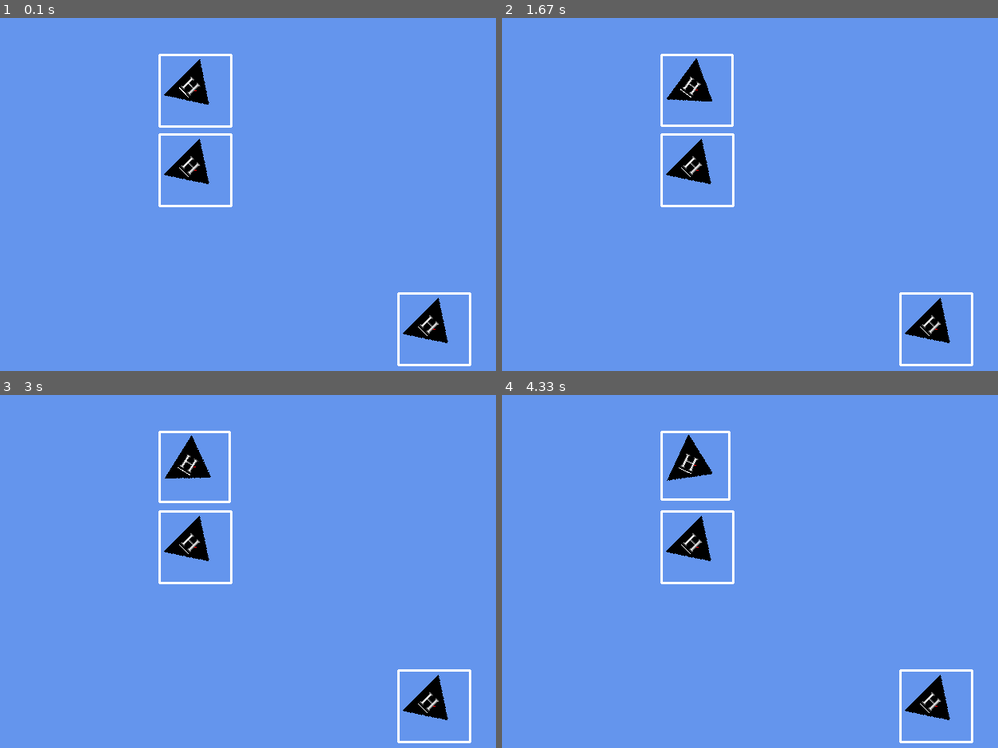
Above: before the commit, frames 1-4 (two rows, left to right).
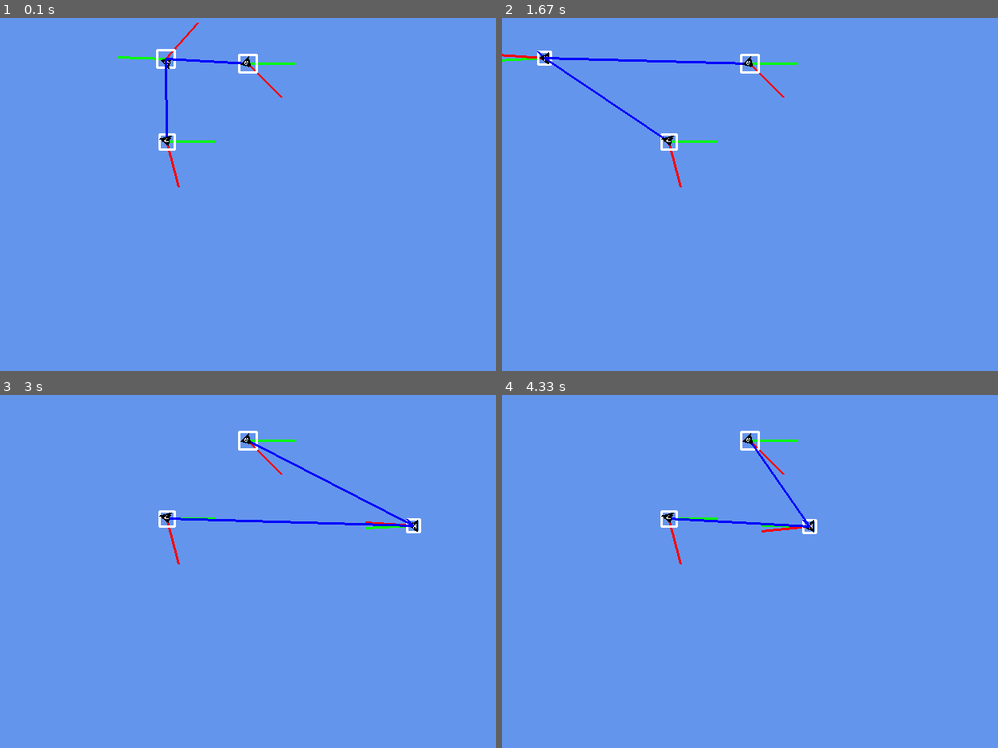
Above: after the commit, the same moments.

Repository: Rernokk/Spring2018
Game: pygame game, started from Python/MovingAgentsAssignment/MovingAgentsAssignment/main.py
The game is run twice, just before and just after one commit, with the same random seed, the same clock (stepped at 60 frames per second) and the same inputs.
Inputs:
- Up to frame 1 (0.1 s): no input
- Up to frame 2 (1.67 s): no input
- Up to frame 3 (3 s): no input
- Up to frame 4 (4.33 s): no input

The runs differ from the first frame. In frame 1, 3.6% of the frame differs, in the area x 23-96%, y 1-99%; in frame 2, 3.8%; in frame 3, 3.9%, in the area x 31-96%, y 10-99%; in frame 4, 3.6%.

Commit message:
Braindamaged Human AI

Diff:
--- a/Python/MovingAgentsAssignment/MovingAgentsAssignment/Enemy.py
+++ b/Python/MovingAgentsAssignment/MovingAgentsAssignment/Enemy.py
@@ -3,6 +3,8 @@
 import random
 from pygame import *
 from Vector import *
+
+CONST_VAL = 100
 
 class Enemy(object):
     """Character Object Base"""
@@ -30,37 +32,81 @@
         self.angle = 0
 
     def __str__(self):
-        print("Position: " + position + ", Velocity: " + velocity +  ", Angular Accel: " + angAccel + ", Angular Velocity: " + angVel)
+        return ("<P: " + str(self.position) + ", V: " + str(self.velocity) + ", AngAccel: " + str(self.angAccel) + ", AngVel: " + str(self.angVel) + ", Type: " + str(type(self)) + ">")
 
     def draw(self, screen):
         self.drawRect = pygame.Rect(self.position.x, self.position.y, self.sprite.get_width(), self.sprite.get_height())
-        #pygame.draw.rect(screen, (0,128,255), self.drawRect)
-        #self.angle += 1 % 360
         self.sprite = pygame.transform.rotate(self.original_Sprite, -self.orientation)
         x,y = self.drawRect.center
         self.drawRect = self.sprite.get_rect()
         self.drawRect.center = (x,y)
-        screen.blit(self.sprite, (self.position.x, self.position.y))
-        pygame.draw.line(screen, (0, 255, 0), self.drawRect.center, self.drawRect.center + pygame.math.Vector2(self.velocity.normalize().x, self.velocity.normalize().y)*60, 3)
-        pygame.draw.line(screen, (255, 0, 0), self.drawRect.center, self.drawRect.center + pygame.math.Vector2(self.velocity.ghostRotation(self.orientation).normalize().x, self.velocity.ghostRotation(self.orientation).normalize().y)*60, 3)
+        pygame.draw.line(screen, (0, 255, 0), self.drawRect.center, self.drawRect.center + pygame.math.Vector2(self.velocity.normalize().x, self.velocity.normalize().y) * 60, 3)
+        pygame.draw.line(screen, (255, 0, 0), self.drawRect.center, self.drawRect.center + pygame.math.Vector2(self.velocity.ghostRotation(self.orientation).normalize().x, self.velocity.ghostRotation(self.orientation).normalize().y) * 60, 3)
         pygame.draw.line(screen, (255, 255, 255), self.drawRect.topleft, self.drawRect.topright, 3)
         pygame.draw.line(screen, (255, 255, 255), self.drawRect.topleft, self.drawRect.bottomleft, 3)
         pygame.draw.line(screen, (255, 255, 255), self.drawRect.bottomright, self.drawRect.topright, 3)
         pygame.draw.line(screen, (255, 255, 255), self.drawRect.bottomleft, self.drawRect.bottomright, 3)
 
+        if (type(self.target) == Vector):
+            pygame.draw.line(screen, (0, 0, 255), self.drawRect.center, pygame.math.Vector2(self.target.x, self.target.y), 3)
+        else:
+            pygame.draw.line(screen, (0, 0, 255), self.drawRect.center, self.target.drawRect.center, 3)
+
+        screen.blit(self.sprite, (self.position.x, self.position.y))
+
+
     def update(self, step):
         self.velocity.rotate(self.orientation)
         self.position += self.velocity.normalize().scale(step)
 
     def updateByCollision(self, step):
-        self.orientation -= 180
-        self.velocity.rotate(self.orientation)
-        self.velocity = self.velocity.normalize().scale(-1 * step)
-        self.position += self.velocity
-
-    def registerUnitInRange(self, unit):
-        if (typeof(unit) == Humanoid):
-            print("Human is in range")
+        self.target = Vector(0,0)
+        self.position = Vector(random.uniform(self.size * 2, 800 - (self.size * 2)), random.uniform(self.size * 2, 600 - (self.size * 2)))
+        self.behaviourState = "Wander"
+        self.orientation = random.uniform(0, 359)
+
+    def registerUnitInRange(self, unit, style):
+        print("Enemy base class range method called")
+
+    def flee(self, target, step):
+        if (type(target) == Vector):
+            if (self.position.distance(target) > CONST_VAL):
+                self.behaviourState = "Wander"
+            else:
+                self.velocity.rotate(self.orientation)
+                self.position += self.velocity.normalize() * step
+        elif (isinstance(target, Enemy)):
+            if (self.position.distance(target.position) > CONST_VAL):
+                self.behaviourState = "Wander"
+            else:
+                #self.velocity.rotate(self.orientation)
+                self.velocity = self.position - target.position
+                self.position += self.velocity.normalize() * step
+        else:
+            print("Invalid Target")
+
+    def seek(self, target, step):
+        self.target = target
+        if (isinstance(target, Enemy)):
+            if (self.position.distance(target.position) < 10):
+                self.position = target.position
+                self.behaviourState = "Wander"
+            elif(self.position.distance(target.position) > 10000):
+                self.behaviourState = "Wander"
+            else:
+                self.velocity.rotate(self.orientation)
+                self.position += self.velocity.normalize() * step
+        elif(type(target) == Vector):
+            if (self.position.distance(target) < 10):
+                self.position = target
+                self.behaviourState = "Wander"
+            elif(self.position.distance(target) > 10000):
+                self.behaviourState = "Wander"
+            else:
+                self.velocity.rotate(self.orientation)
+                self.position += self.velocity.normalize() * step
+        else:
+            print("Invalid Target")
 
 class Humanoid(Enemy):
     def __init__(self, size, position, velocity, orientation, angAccel, angVel):
@@ -70,11 +116,156 @@
         Enemy.__init__(self, size, position, velocity, orientation, 0, 0)
 
     def update(self, step):
-        #print("Calculated: " + str(self.velocity.calculateVectorAngle()) + ", orientation = " + str(self.orientation))
+        if (isinstance(self.target, Enemy)):
+            self.orientation = self.velocity.angleBetween((self.position - self.target.position).normalize())
+        elif (type(self.target) == Vector):
+            self.orientation = self.velocity.angleBetween((self.position - self.target).normalize())
+
+        if (self.target is not None and (type(self.target) == Vector or isinstance(self.target, Enemy))):
+            if (self.behaviourState == "Wander"):
+                if (self.selfRotDelay > 30):
+                    self.orientation += random.uniform(-1.0, 1.0) * 12
+                    self.selfRotDelay = 0
+                else:
+                    self.selfRotDelay+=1
+                self.velocity.rotate(self.orientation)
+                self.target = self.position + (self.velocity.normalize() * step)
+                self.seek(self.target, step)
+            elif (self.behaviourState == "Seek"):
+                self.seek(self.target, step)
+            elif (self.behaviourState == "Evade"):
+                print("Evading")
+            elif(self.behaviourState == "Flee"):
+                #print("Flee")
+                self.flee(self.target, step)
+
+    def seek(self, target, step):
+        self.target = target
+        if (isinstance(target, Enemy)):
+            if (self.position.distance(target.position) < 10):
+                self.position = target.position
+                self.behaviourState = "Wander"
+            elif(self.position.distance(target.position) > CONST_VAL):
+                self.behaviourState = "Wander"
+            else:
+                self.velocity.rotate(self.orientation)
+                self.position += self.velocity.normalize() * step
+        elif(type(target) == Vector):
+            if (self.position.distance(target) < 10):
+                self.position = target
+                self.behaviourState = "Wander"
+            elif(self.position.distance(target) > CONST_VAL):
+                self.behaviourState = "Wander"
+            else:
+                self.velocity.rotate(self.orientation)
+                self.position += self.velocity.normalize() * step
+        else:
+            print("Invalid Target")
+
+    def flee(self, target, step):
+        if (type(target) == Vector):
+            if (self.position.distance(target) > CONST_VAL):
+                self.behaviourState = "Wander"
+            else:
+                self.velocity.rotate(self.orientation)
+                self.position += self.velocity.normalize() * step
+        elif (isinstance(target, Enemy)):
+            if (self.position.distance(target.position) > CONST_VAL):
+                self.behaviourState = "Wander"
+            else:
+                #self.velocity.rotate(self.orientation)
+                self.velocity = self.position - target.position
+                self.position += self.velocity.normalize() * step
+        else:
+            print("Invalid Target")
+
+    def registerUnitInRange(self, unit, style):
+        if (style is "Fight"):
+            if (type(self.target) is Vector):
+                if (type(unit) == Humanoid):
+                    self.target = unit
+                    print("Humanoid: Vehicle in range, seeking")
+                elif (type(unit) == Gunship):
+                    self.target = unit
+                    print("Humanoid: Gunship in range, pursuing")
+        elif (style is "Flight"):
+            if (type(self.target) is Vector):
+                self.target = unit
+                self.behaviourState = "Flee"
+                print(str(type(self)) + " is fleeing from " + str(type(unit)))
+
+class Vehicle(Enemy):
+    def __init__(self, size, position, velocity, orientation, angAccel, angVel):
+        spr = pygame.image.load("Vehicle.png")
+        self.original_Sprite = spr.convert_alpha()
+        self.target = Vector(0,0)
+        Enemy.__init__(self, size, position, velocity, orientation, angAccel, angVel)
+
+    def registerUnitInRange(self, unit, style):
+        if (style is "Fight"):
+            if (type(self.target) is Vector):
+                if (type(unit) == Gunship):
+                    self.target = unit
+                    print("Vehicle: Gunship in range, seeking")
+                elif (type(unit) == Humanoid):
+                    self.target = unit
+                    print("Vehicle: Humanoid in range, pursuing")
+        elif (style is "Flight"):
+             if (type(self.target) is Vector):
+                 self.target = unit
+                 self.behaviourState = "Flee"
+                 print(str(type(self)) + " is fleeing from " + str(type(unit)))
+
+    def update(self, step):
+        if (self.target is not None and (type(self.target) == Vector or type(self.target) == Enemy)):
+            #Wandering
+            if (self.behaviourState == "Wander"):
+                if (self.selfRotDelay > 1):
+                    self.orientation += random.uniform(-1, 1) * random.uniform(-1, 1) * step
+                    self.selfRotDelay = 0
+                else:
+                    self.selfRotDelay+=1
+                self.velocity.rotate(self.orientation)
+                self.target = self.position + self.velocity.normalize()
+                self.seek(self.target, step)
+            elif (self.behaviourState == "Seek"):
+                self.seek(self.target, step)
+            elif (self.behaviourState == "Evade"):
+                print("Evading")
+            elif(self.behaviourState == "Flee"):
+                #print("Flee")
+                self.flee(self, self.target, step)
+
+    #def update(self, step):
+        #print("Vehicle Target: " + str(self.target))
+
+class Gunship(Enemy):
+    def __init__(self, size, position, velocity, orientation, angAccel, angVel):
+        spr = pygame.image.load("Gunship.png")
+        self.original_Sprite = spr.convert_alpha()
+        self.target = Vector(0,0)
+        Enemy.__init__(self, size, position, velocity, orientation, angAccel, angVel)
+
+    def registerUnitInRange(self, unit, style):
+        if (style is "Fight"):
+            if (type(self.target) is Vector):
+                if (type(unit) == Humanoid):
+                    self.target = unit
+                    print("Gunship: Humanoid in range, seeking")
+                elif (type(unit) == Vehicle):
+                    self.target = unit
+                    print("Gunship: Vehicle in range, pursuing")
+        elif (style is "Flight"):
+            if (type(self.target) is Vector):
+                self.target = unit
+                self.behaviourState = "Flee"
+                print(str(type(self)) + " is fleeing from " + str(type(unit)))
+
+    def update(self, step):
         if (self.target is not None and (type(self.target) == Vector or type(self.target) == Enemy)):
             if (self.behaviourState == "Wander"):
                 if (self.selfRotDelay > 1):
-                    self.orientation += random.uniform(-1, 1) * random.uniform(-1, 1) * 2
+                    self.orientation += random.uniform(-1, 1) * random.uniform(-1, 1) * step
                     self.selfRotDelay = 0
                 else:
                     self.selfRotDelay+=1
@@ -86,75 +277,8 @@
             elif (self.behaviourState == "Evade"):
                 print("Evading")
             elif(self.behaviourState == "Flee"):
-                print("Flee")
-
-    def seek(self, target, step):
-        self.target = target
-        if (type(target) == Enemy):
-            if (self.position.distance(target.position) < 10):
-                self.position = target.position
-                self.behaviourState = "Wander"
-            elif(self.position.distance(target.position) > 10000):
-                self.behaviourState = "Wander"
-            else:
-                self.velocity.rotate(self.orientation)
-                self.position += self.velocity.normalize() * step
-        elif(type(target) == Vector):
-            if (self.position.distance(target) < 10):
-                self.position = target
-                self.behaviourState = "Wander"
-            elif(self.position.distance(target) > 10000):
-                self.behaviourState = "Wander"
-            else:
-                self.velocity.rotate(self.orientation)
-                self.position += self.velocity.normalize() * step
-        else:
-            print("Invalid Target")
-
-    def flee(self, target, step):
-        if (type(target) == Vector):
-            if (self.position.distance(target) > 100000):
-                self.behaviourState = "Wander"
-            else:
-                self.velocity.rotate(self.orientation)
-                self.position += self.velocity.normalize() * step
-        elif (type(target) == Enemy):
-            if (self.position.distance(target.position) > 100000):
-                self.behaviourState = "Wander"
-            else:
-                self.velocity.rotate(self.orientation)
-                self.position += self.velocity.normalize() * step
-        else:
-            print("Invalid Target")
-
-    def registerUnitInRange(self, unit):
-        if (type(unit) == Humanoid):
-            print("Humanoid: Vehicle in range, seeking")
-        elif (type(unit) == Gunship):
-            print("Humanoid: Gunship in range, pursuing")
-
-class Vehicle(Enemy):
-    def __init__(self, size, position, velocity, orientation, angAccel, angVel):
-        spr = pygame.image.load("Humanoid.png")
-        self.original_Sprite = spr.convert_alpha()
-        self.target = 0
-        Enemy.__init__(self, size, position, velocity, orientation, angAccel, angVel)
-
-    def registerUnitInRange(self, unit):
-        if (type(unit) == Gunship):
-            print("Vehicle: Gunship in range, seeking")
-        elif (type(unit) == Humanoid):
-            print("Vehicle: Humanoid in range, pursuing")
-
-class Gunship (Enemy):
-    def __init__(self, size, position, velocity, orientation, angAccel, angVel):
-        spr = pygame.image.load("Humanoid.png")
-        self.original_Sprite = spr.convert_alpha()
-        self.target = 0
-        Enemy.__init__(self, size, position, velocity, orientation, angAccel, angVel)
-
-    def registerUnitInRange(self, unit):
-        if (typeof(unit) == Humanoid):
-            print("Gunship: Humanoid in range, seeking")
-        elif (typeof(unit) == Vehicle):
-            print("Gunship: Vehicle in range, pursuing")
+                #print("Flee")
+                self.flee(self, self.target, step)
+
+    #def update(self, step):
+        #print("Gunship Target: " + str(self.target))
--- a/Python/MovingAgentsAssignment/MovingAgentsAssignment/Vector.py
+++ b/Python/MovingAgentsAssignment/MovingAgentsAssignment/Vector.py
@@ -10,7 +10,7 @@
         self.y = y
 
     def __str__(self):
-        return ("Vector: "+ str(self.x) + ", " + str(self.y))
+        return ("<Vector: "+ str(float(self.x)) + ", " + str(float(self.y)) + ">")
 
     def __add__(self, other):
         return Vector(self.x + other.x, self.y + other.y)
--- a/Python/MovingAgentsAssignment/MovingAgentsAssignment/main.py
+++ b/Python/MovingAgentsAssignment/MovingAgentsAssignment/main.py
@@ -4,19 +4,20 @@
 from pygame import *
 from Enemy import *
 from Vector import *
-
+CONST_FACTOR = 10
 pygame.init()
 screen = pygame.display.set_mode((800,600))
 done = False
-Enemies = [Humanoid(60, Vector(200,100), Vector(0,0), 45, 0, 0),
-           Vehicle(60, Vector(200, 200), Vector(0,0), 45, 45, 45),
-           Gunship(60, Vector(500, 400), Vector(0,0), 45, 45, 45)]
+Enemies = [Humanoid(16, Vector(200,100), Vector(1,0), 15, 0, 0)
+           ,Vehicle(16, Vector(200, 200), Vector(1,0), 75, 45, 45)
+           ,Gunship(16, Vector(300, 100), Vector(1,0), 45, 45, 45)
+           ]
 
 Enemies[0].seek(Vector(300, 100), 1)
 
 clock = time.Clock()
 while not done:
-    clock.tick(144)
+    clock.tick(60)
     for event in pygame.event.get():
         if event.type == pygame.QUIT:
             done = True
@@ -25,12 +26,15 @@
         for otherChar in Enemies:
             if (otherChar != character):
                 if (character.drawRect.colliderect(otherChar.drawRect)):
-                    otherChar.updateByCollision(clock.get_time()/1000)
-                elif (character.position.distance(otherChar.position) < 200):
-                    character.registerUnitInRange(otherChar)
-        character.update(clock.get_time() / 1000)
+                    otherChar.updateByCollision(clock.get_time()/CONST_FACTOR)
+
+                if (character.position.distance(otherChar.position) < 100):
+                    character.registerUnitInRange(otherChar, "Fight")
+                    otherChar.registerUnitInRange(character, "Flight")
+
+        character.update(clock.get_time()/CONST_FACTOR)
         if (character.position.x + character.size > 800 or character.position.x < 0 or character.position.y < 0 or character.position.y + character.size > 600):
-            character.updateByCollision(clock.get_time()/1000)
+            character.updateByCollision(clock.get_time()/CONST_FACTOR)
 
     screen.fill((100, 149, 237))
     for character in Enemies:
Binary file added: Python/MovingAgentsAssignment/MovingAgentsAssignment/Gunship.png
Binary file changed: Python/MovingAgentsAssignment/MovingAgentsAssignment/Humanoid.png
Binary file added: Python/MovingAgentsAssignment/MovingAgentsAssignment/Vehicle.png
Not shown, changed: Python/MovingAgentsAssignment/MovingAgentsAssignment/TopdownPythonProject.pyproj
